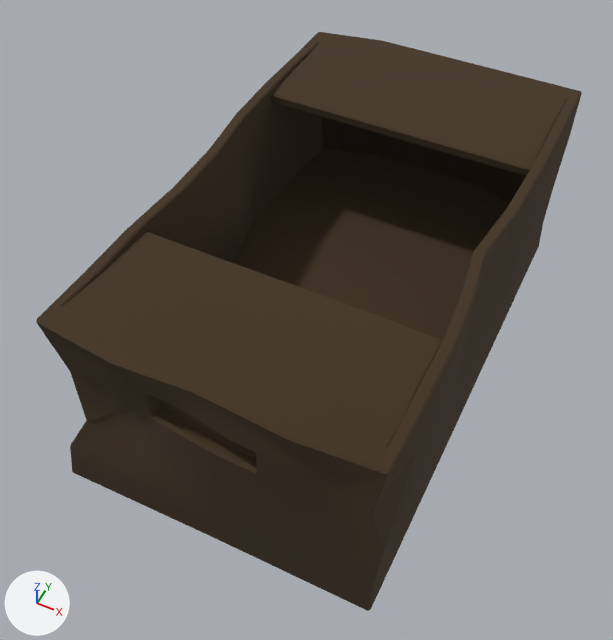
Before and after pictures for a commit that changed the FBX model Assets/Models/Soggy Box.fbx.
Before and after are seen from a 50 mm camera at (-19.83, 5.72, 12.23) aimed at (-21.5, 9.07, 8.05). The axes (+X, +Y, +Z) are drawn at lower left. The lights are the same throughout. Mesh edges are drawn as thin lines on the coarser meshes. Where no turn or scale is listed for an object, it has been applied to the vertices.

The first picture shows 'Soggy Box'.
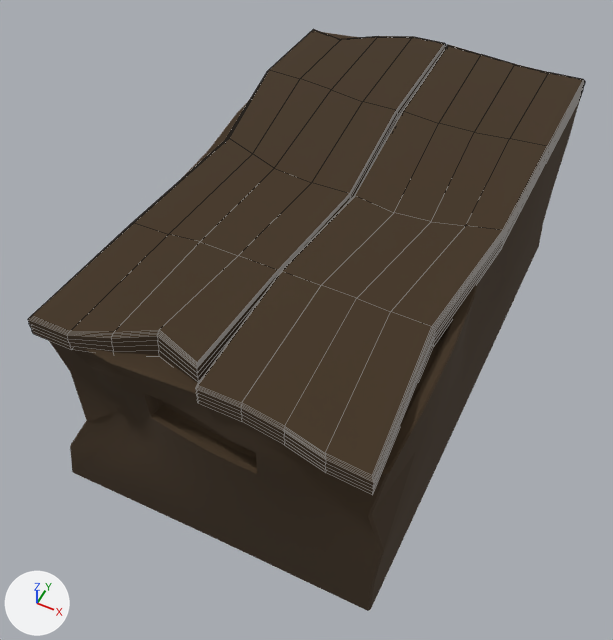
The newer file is also turned or shifted as a whole; pictures and numbers use the older file's frame.

Where the change shows, as pixel boxes (x1, y1, x2, y2) in the pictures (613 x 640 px):
```json
{"object": "Cube.002", "change": "added", "after": [196, 45, 585, 495], "on screen": "brown"}
{"object": "Cube.004", "change": "added", "after": [28, 29, 446, 383], "on screen": "brown"}
{"object": "Soggy Box", "change": "unchanged, covered by the edit", "before": [36, 32, 582, 611], "after": [49, 32, 582, 611]}
```

The change, as JSON lines over the scene's bpy script:
```json
{"op": "add", "block": "me_cube_058", "code": ["me_cube_058 = bpy.data.meshes.new('Cube.058')", "me_cube_058.from_pydata(...)  # 162 vertices, 160 faces; spans x 0.0..1.03, y -1.76..1.67, z -0.12..0.12", "me_cube_058.materials.append(mat_soggy_box)  # brown #423220"]}
{"op": "add", "block": "me_cube_057", "code": ["me_cube_057 = bpy.data.meshes.new('Cube.057')", "me_cube_057.from_pydata(...)  # 162 vertices, 160 faces; spans x -1.0..0.0, y -1.69..1.78, z -0.19..0.09", "me_cube_057.materials.append(mat_soggy_box)  # brown #423220"]}
{"op": "add", "block": "ob_cube_004", "code": ["ob_cube_004 = bpy.data.objects.new('Cube.004', me_cube_058)", "ob_cube_004.location = (-22.391, 9.439, 8.936)"]}
{"op": "add", "block": "ob_cube_002", "code": ["ob_cube_002 = bpy.data.objects.new('Cube.002', me_cube_057)", "ob_cube_002.location = (-20.395, 9.334, 8.949)"]}
```
